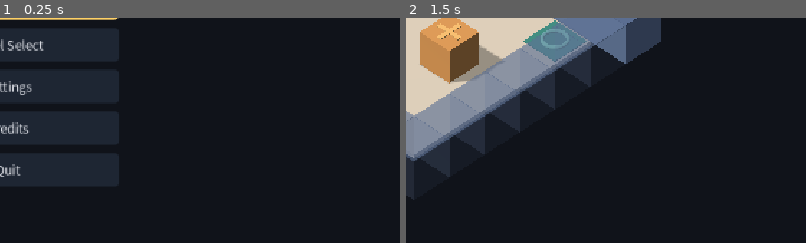
Above: before the commit, frames 1-2 (left to right).
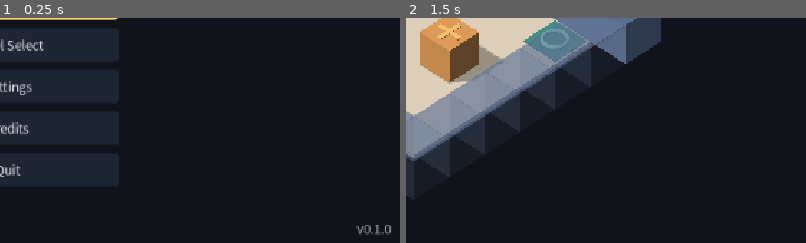
Above: after the commit, the same moments.

Repository: yinhaox/sokoban-3d
Game: Godot game, scene res://scenes/main.tscn
Two runs of this game, one before a commit and one after it. Both use one fixed random seed, a clock stepped at 60 frames per second and the inputs below.
Inputs:
- Up to frame 1 (0.25 s): no input
- Up to frame 2 (1.5 s): click "Play" at 0.5 s; click "Restart" at 1.25 s
The pictures show only the part of the screen within x 49-99%, y 49-99%; the shares and areas given below are measured in that part.

The runs differ from the first frame. In frame 1, 0.2% of the frame differs, in the area x 89-98%, y 92-97%; in frame 2, nothing differs.

Commit message:
chore: package the game for release
Sets the project name and version, adds Windows/Linux/Web export presets
(each verified with a real export; the Windows build also captured a
screenshot from the exported binary), a README, the license files and a CI
workflow that runs the headless checks on Godot 4.7.2.

Diff:
--- a/project.godot
+++ b/project.godot
@@ -5,7 +5,8 @@
 
 [application]
 
-config/name="Game Studio"
+config/name="Sokoban 3D"
+config/version="0.1.0"
 run/main_scene="res://scenes/main.tscn"
 config/features=PackedStringArray("4.7", "GL Compatibility")
 boot_splash/show_image=false
Not shown, added: addons/studio_capture/capture.gd.uid
Not shown, added: export_presets.cfg
Binary file added: production/qa/evidence/release-check/level-010.png
Binary file added: production/qa/evidence/release-check/menu.png
Not shown, added: src/game/board_builder.gd.uid
Not shown, added: src/game/camera_rig.gd.uid
Not shown, added: src/game/gameplay_controller.gd.uid
Not shown, added: src/game/level_sequence.gd.uid
Not shown, added: src/input/input_actions.gd.uid
Not shown, added: src/logic/deadlock.gd.uid
Not shown, added: src/logic/game_session.gd.uid
Not shown, added: src/logic/level_data.gd.uid
(and 22 more such lines)
